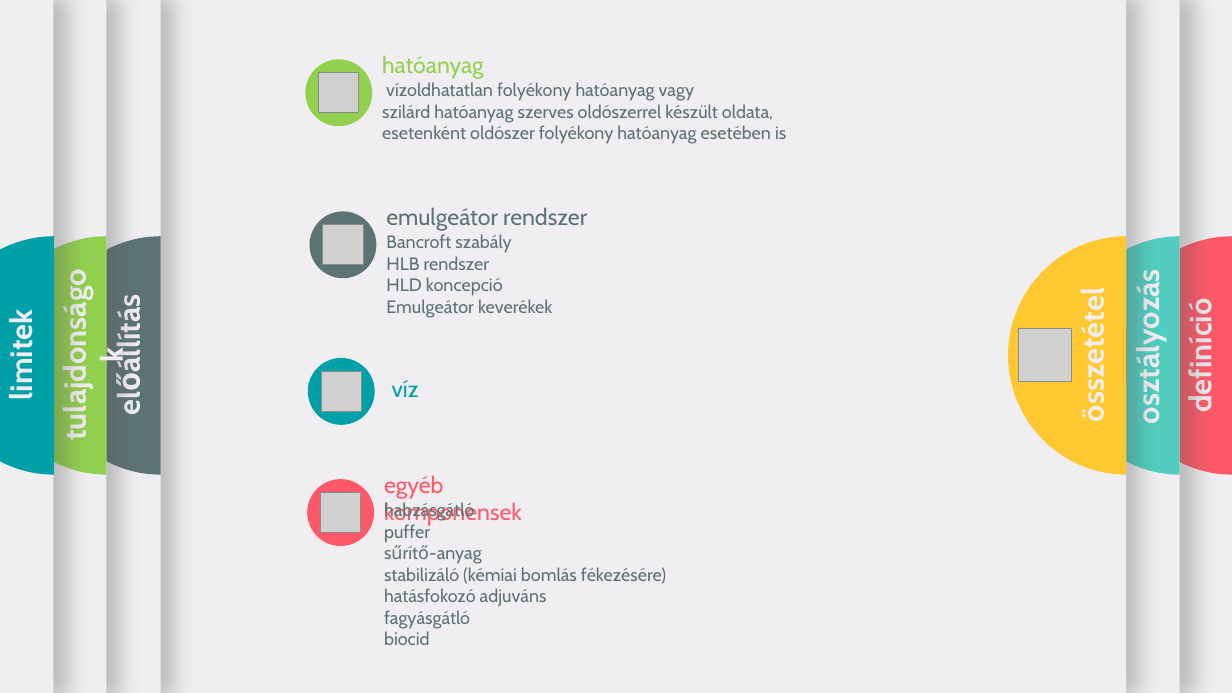
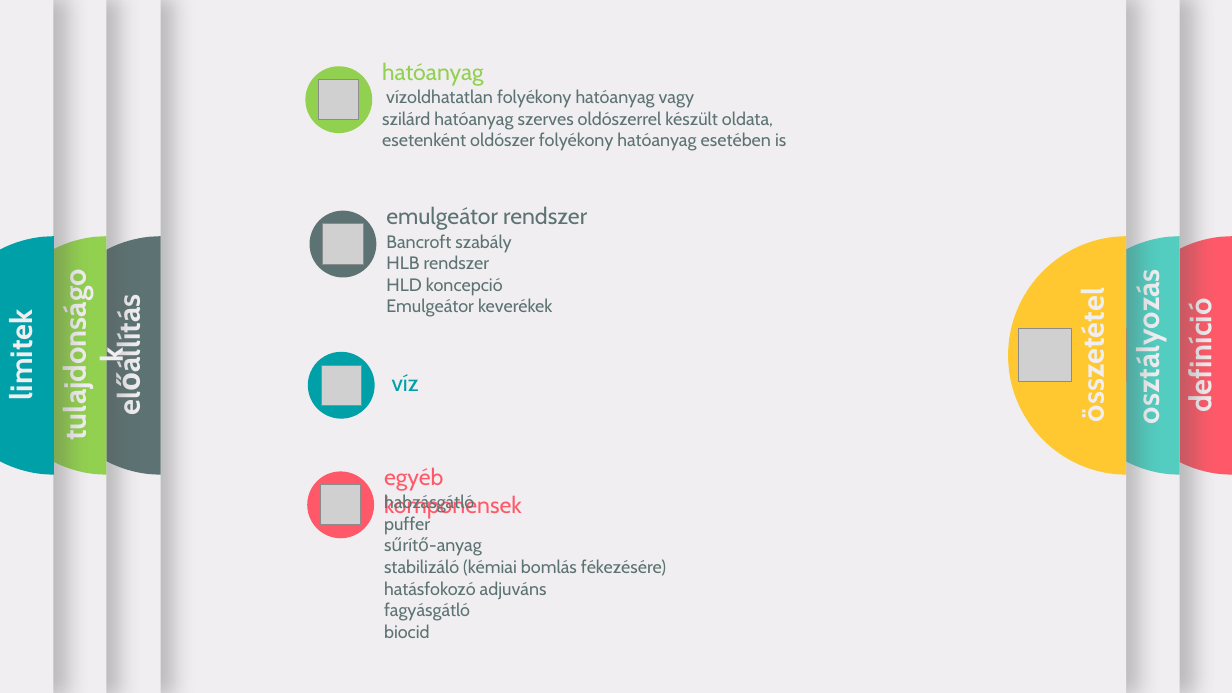
Before and after one commit to LilianaBohus/chemistry-presenations, a slide deck: slide 4 of emulsion-concentrates-short.pptx. Drawn at 1232x693 pixels with LibreOffice and Linux fonts; fonts in the diff are those of the drawing; grey boxes stand for pictures; background and template pictures are left out. Boxes give left, top, right and bottom in pixels: in the first picture for what was removed or moved away, otherwise in the second. Text is boxed around its words. In the diff, an @@ line names an element or a change of style, - is before the commit and + after.

```diff
--- a/emulsion-concentrates-short.pptx
+++ b/emulsion-concentrates-short.pptx
@@ text "hatóanyag": place and size @@
-text "hatóanyag" at bbox=[382, 55, 484, 79]
+text "hatóanyag" at bbox=[382, 62, 484, 86]
@@ ellipse: place and size @@
-ellipse at bbox=[305, 59, 372, 126]
+ellipse at bbox=[305, 67, 372, 133]
@@ picture: place and size @@
-picture at bbox=[319, 73, 360, 114]
+picture at bbox=[319, 79, 360, 120]
@@ text "vízoldhatatlan folyékony hatóanyag vagy szilárd ...": place and size @@
-text "vízoldhatatlan folyékony hatóanyag vagy szilárd ..." at bbox=[382, 82, 786, 144]
+text "vízoldhatatlan folyékony hatóanyag vagy szilárd ..." at bbox=[382, 89, 786, 151]
@@ 1 picture, 1 text, 1 ellipse: place and size @@
-1 picture, 1 text, 1 ellipse at bbox=[308, 358, 419, 424]
+1 picture, 1 text, 1 ellipse at bbox=[308, 352, 419, 419]
@@ 2 texts, 1 picture, 1 ellipse: place and size @@
-2 texts, 1 picture, 1 ellipse at bbox=[307, 475, 666, 645]
+2 texts, 1 picture, 1 ellipse at bbox=[307, 467, 666, 638]
```
Also in this commit, not shown: 5 other slides changed.
